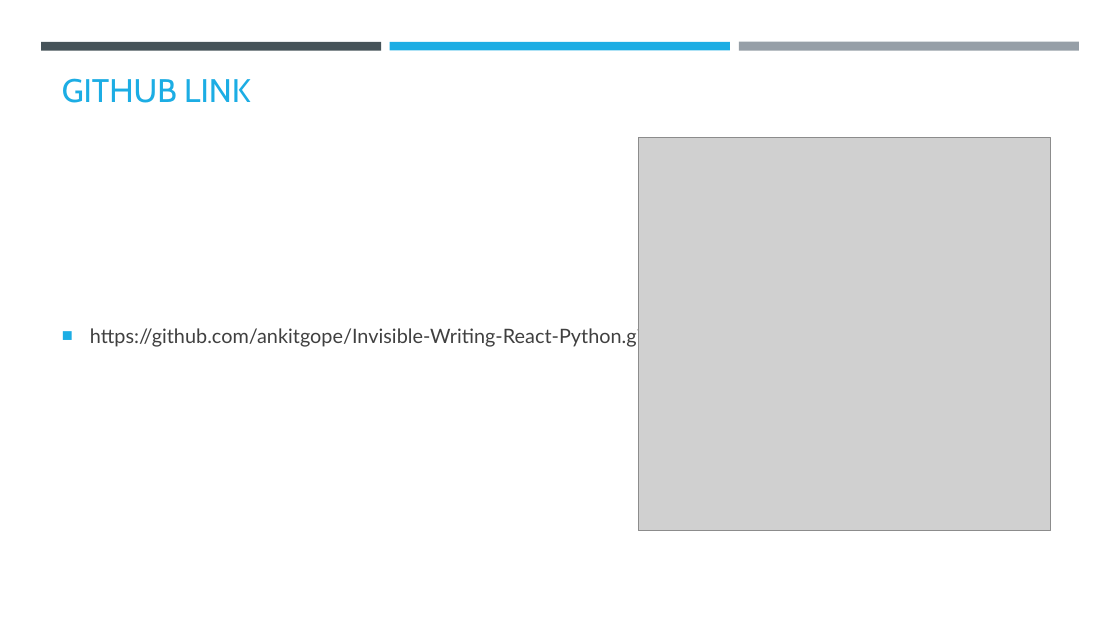
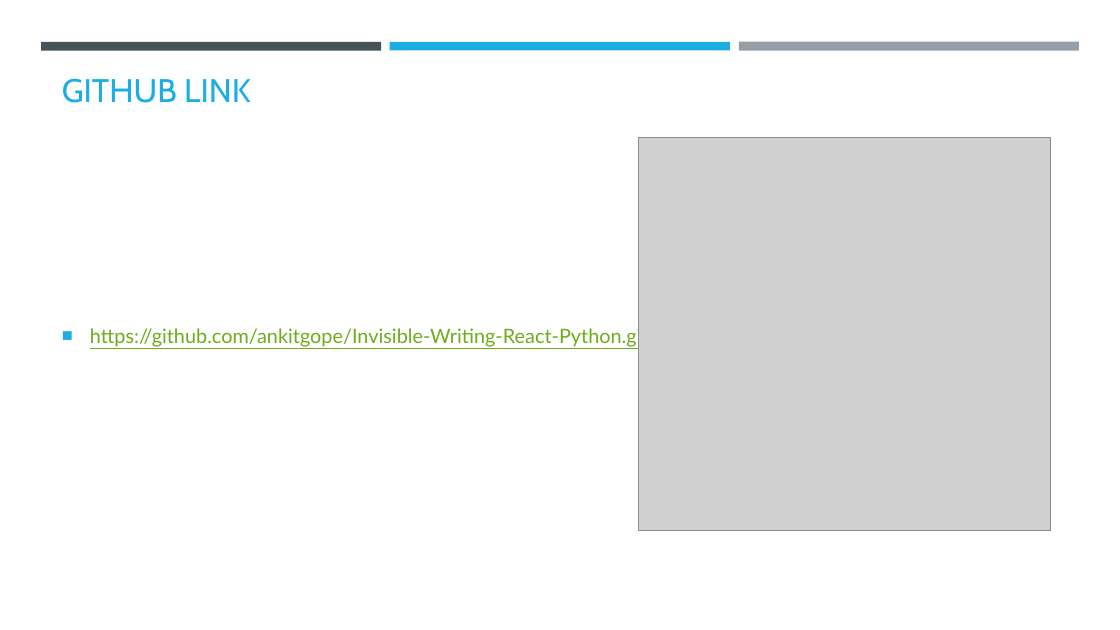
Before and after one commit to ankitgope/Invisible-Writing-React-Python, a slide deck: slide 10 of ANKIT GOPE_PRESENTATION.pptx. Drawn at 1120x630 pixels with LibreOffice and Linux fonts; fonts in the diff are those of the drawing; grey boxes stand for pictures; background and template pictures are left out. Boxes give left, top, right and bottom in pixels: in the first picture for what was removed or moved away, otherwise in the second. Text is boxed around its words. In the diff, an @@ line names an element or a change of style, - is before the commit and + after.

```diff
--- a/ANKIT GOPE_PRESENTATION.pptx
+++ b/ANKIT GOPE_PRESENTATION.pptx
@@ text "https://github.com/ankitgope/Invisible-Writing-React-Python. ..." at bbox=[90, 326, 649, 348]: text colour #404040 to #6EAC1C, underline on @@
```
Also in this commit, not shown: 4 other slides changed.
